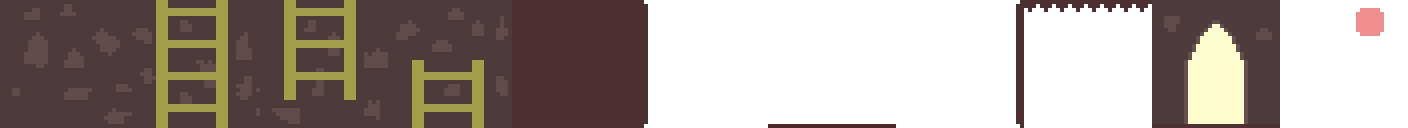
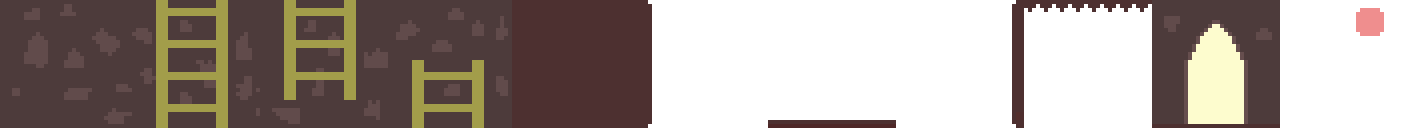
Layers edited between the first and the second 1408x128 image:
painted on "Layer" over [644,0,1020,128]
